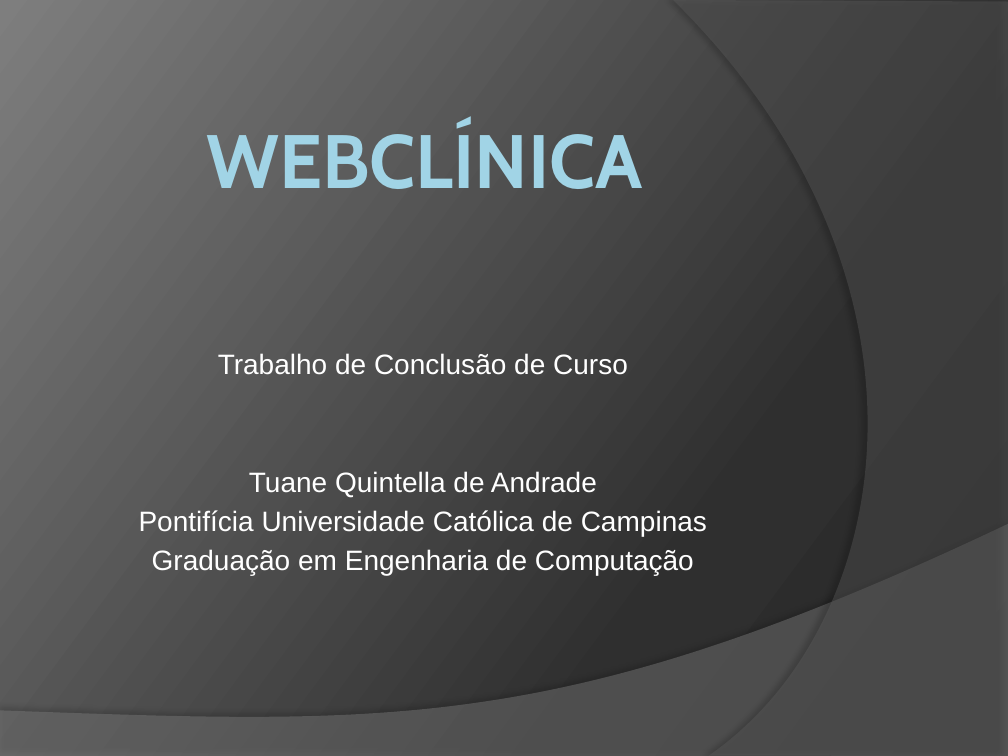
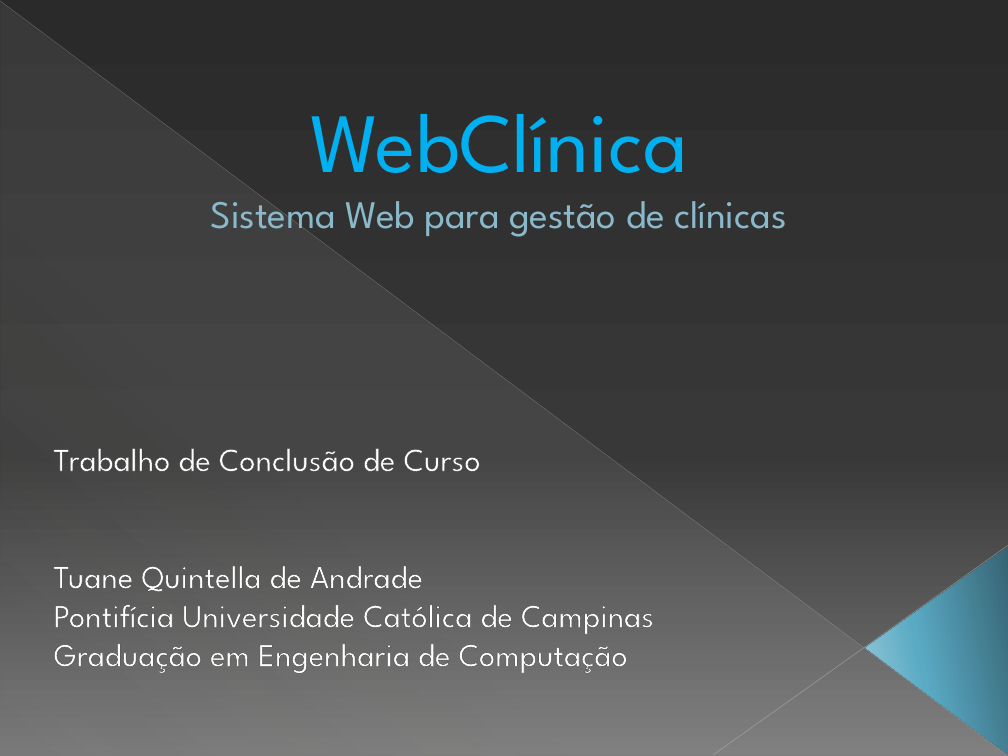
Before and after one commit to tuttiq/webclinica-docs, a slide deck: slide 1 of Apresentacao/webclinica.pptx. Drawn at 1008x756 pixels with LibreOffice and Linux fonts; fonts in the diff are those of the drawing. Boxes give left, top, right and bottom in pixels: in the first picture for what was removed or moved away, otherwise in the second. Text is boxed around its words. In the diff, an @@ line names an element or a change of style, - is before the commit and + after.

```diff
--- a/Apresentacao/webclinica.pptx
+++ b/Apresentacao/webclinica.pptx
@@ background gradient #282828 to #2F2F2F to #7E7E7E to gradient #2B2B2B to #393939 to #797979 @@
@@ line added from (0, 1) to (1007, 755), #B7B7B7 0.39 pt @@
@@ right triangle added at [1,2,1007,756], fill gradient #D4D2D0 @@
@@ freeform shape removed at [673,0,1008,756] @@
@@ title "WebClínica Sistema Web para gestão ..." at [211,114,786,237]: vertical alignment top to bottom @@
@@ title at [211,114,786,237]: text changed; size 54 to 27.9 pt; font Cabin to League Spartan; text colour gradient #A1D4E7 to #58808D to #8ABACB; bold off @@
-WEBCLÍNICA
+WebClínica
+Sistema Web para gestão de clínicas
@@ subtitle "Trabalho de Conclusão de Curso": place and size @@
-subtitle "Trabalho de Conclusão de Curso" at [139,353,707,575]
+subtitle "Trabalho de Conclusão de Curso" at [54,449,654,673]
@@ subtitle "Trabalho de Conclusão de Curso" at [54,449,654,673]: size 20 to 23.2 pt, font Arial to League Spartan, letter outline none to #3B3B3B 0.75 pt; alignment centre to left; less space between paragraphs; vertical alignment bottom to top @@
@@ freeform shape removed at [0,524,1008,756] @@
@@ line added from (1008, 545) to (713, 755), #BFBFBF 0.47 pt @@
@@ triangle added at [865,547,1008,755], fill gradient #366473 to #5AAAC4 to #9BCADC @@
```
Also in this commit, not shown: 13 slides added, 7 slides removed, 35 other files.
